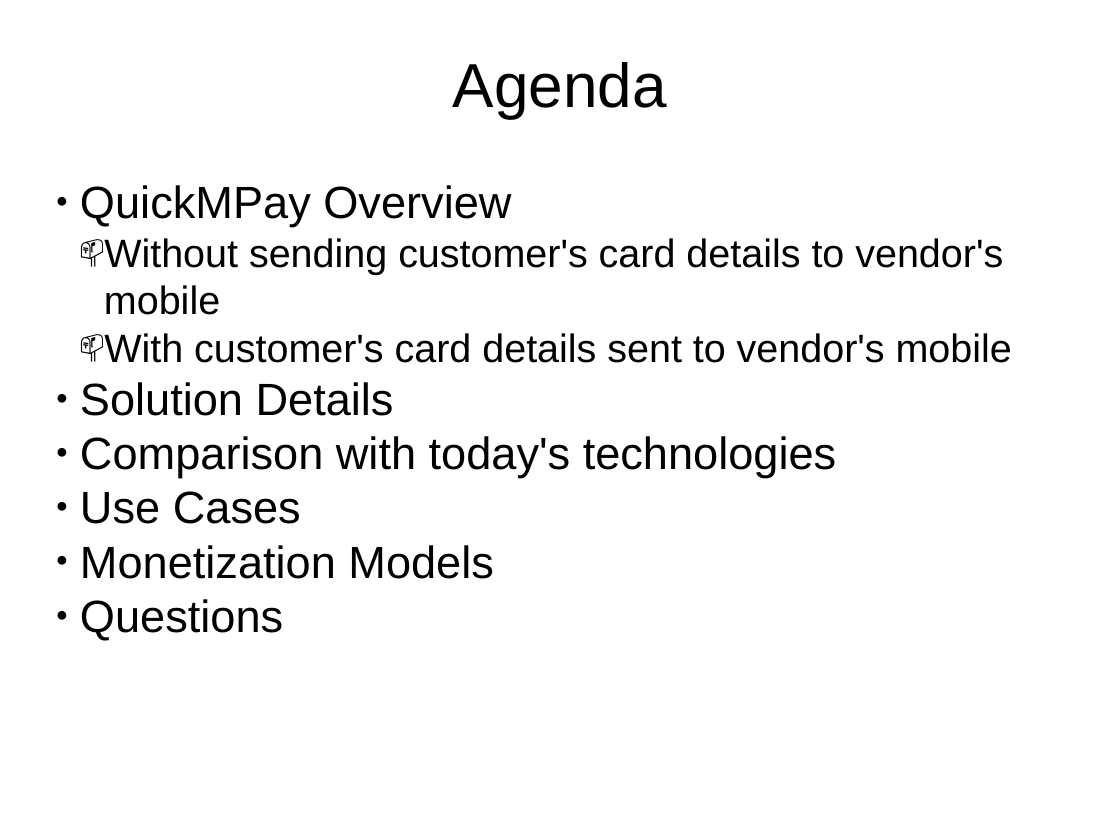
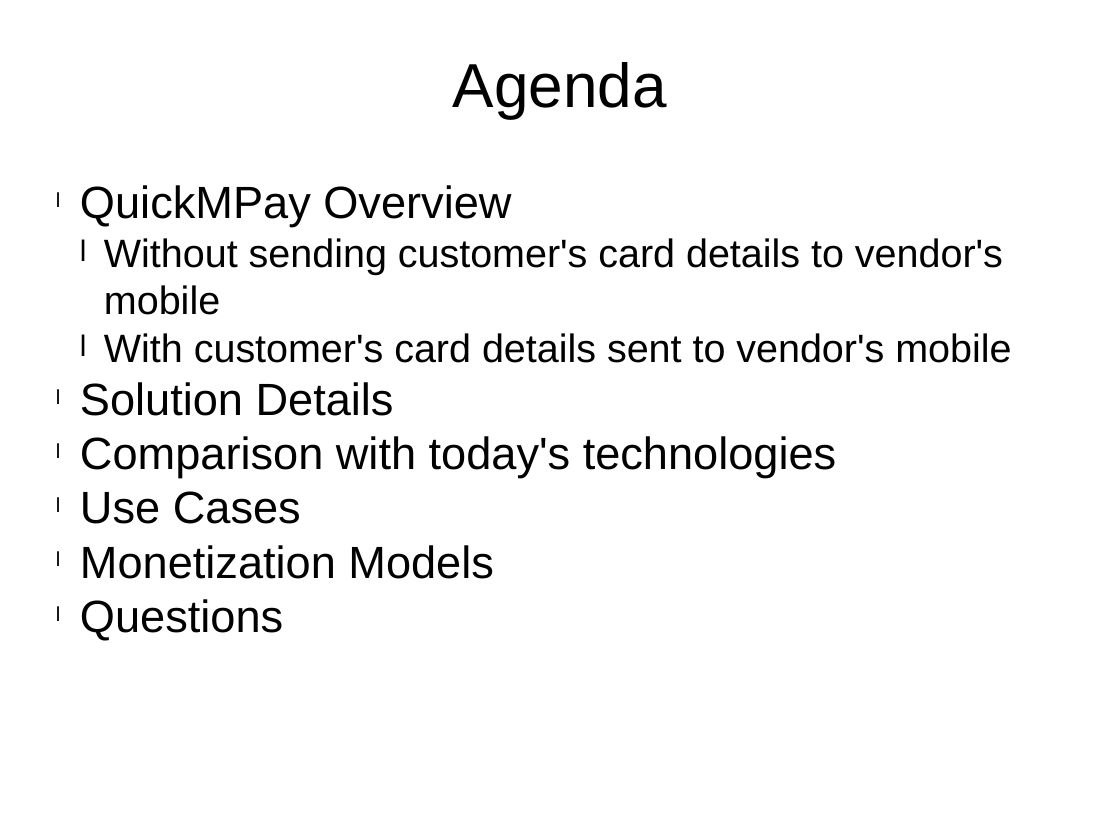
Before and after one commit to klonikar/klonikar.github.io, a slide deck: slide 2 of QuickMPay.pptx. Drawn at 1120x840 pixels with LibreOffice and Linux fonts; fonts in the diff are those of the drawing. Boxes give left, top, right and bottom in pixels: in the first picture for what was removed or moved away, otherwise in the second. Text is boxed around its words. In the diff, an @@ line names an element or a change of style, - is before the commit and + after.

```diff
--- a/QuickMPay.pptx
+++ b/QuickMPay.pptx
@@ text "QuickMPay Overview" at <box>80,185,1011,640</box>: bullet ● to l; bullet 📫 to l @@
```
Also in this commit, not shown: 6 other slides changed.
